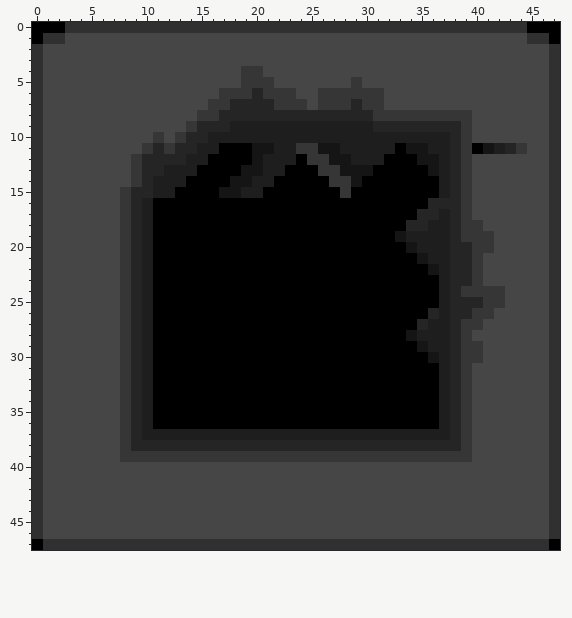
Edited in one commit: pixel-art file (images/tiles/rock.aseprite). This is how it looked before the edit.
48x48 pixels, 1 frame.
New version:
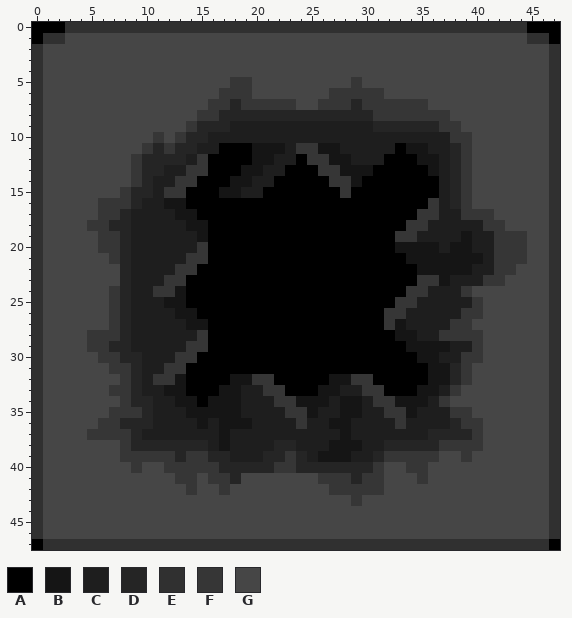
Palette (. is transparent): A #000000  B #151515  C #1e1e1e  D #252525  E #303030  F #363636  G #464646
Log entry: roughen up inner tile edges
Change:
@@ x 0..47 @@
  3 EGGGGGGGGGGGGGGGGGGGGGGGGGGGGGGGGGGGGGGGGGGGGGGE
- 4 EGGGGGGGGGGGGGGGGGGFFGGGGGGGGGGGGGGGGGGGGGGGGGGE
- 5 EGGGGGGGGGGGGGGGGGGFFFGGGGGGGFGGGGGGGGGGGGGGGGGE
- 6 EGGGGGGGGGGGGGGGGFFFDFFFGGFFFFFFGGGGGGGGGGGGGGGE
- 7 EGGGGGGGGGGGGGGGFFDDDDFFFGFFFDFFGGGGGGGGGGGGGGGE
- 8 EGGGGGGGGGGGGGGFFDDDDDDDDDDDDDDFFFFFFFFFGGGGGGGE
- 9 EGGGGGGGGGGGGGFDDDCCCCCCCCCCCCCDDDDDDDDFGGGGGGGE
-10 EGGGGGGGGGGFGFDDCCCCCCCCCCCCCCCCCCCCCCDFGGGGGGGE
-11 EGGGGGGGGGFDFDDCCAAABBCCFFBBCCCCCABBCCDFABCDFGGE
-12 EGGGGGGGGFDDDDCCAAAABCCCAFFBBCCCAAABBCDFGGGGGGGE
-13 EGGGGGGGGFDDCCCAAAABBCCAAAFFBBBAAAAABCDFGGGGGGGE
-14 EGGGGGGGGFDCCCAAAABBCCAAAAAFFBAAAAAAACDFGGGGGGGE
-15 EGGGGGGGFDDCCAAAABBCCAAAAAAAFAAAAAAAACDFGGGGGGGE
-16 EGGGGGGGFDCAAAAAAAAAAAAAAAAAAAAAAAAADDDFGGGGGGGE
-17 EGGGGGGGFDCAAAAAAAAAAAAAAAAAAAAAAAADDCDFGGGGGGGE
-18 EGGGGGGGFDCAAAAAAAAAAAAAAAAAAAAAAADDCCDFFGGGGGGE
-19 EGGGGGGGFDCAAAAAAAAAAAAAAAAAAAAAABCCCCDFFFGGGGGE
-20 EGGGGGGGFDCAAAAAAAAAAAAAAAAAAAAAAABCCCDDFFGGGGGE
-21 EGGGGGGGFDCAAAAAAAAAAAAAAAAAAAAAAAABCCDDFGGGGGGE
-22 EGGGGGGGFDCAAAAAAAAAAAAAAAAAAAAAAAAABCDDFGGGGGGE
-23 EGGGGGGGFDCAAAAAAAAAAAAAAAAAAAAAAAAAACDDFGGGGGGE
-24 EGGGGGGGFDCAAAAAAAAAAAAAAAAAAAAAAAAAACDFFFFGGGGE
-25 EGGGGGGGFDCAAAAAAAAAAAAAAAAAAAAAAAAAACDDDFFGGGGE
-26 EGGGGGGGFDCAAAAAAAAAAAAAAAAAAAAAAAAADCDDFFGGGGGE
-27 EGGGGGGGFDCAAAAAAAAAAAAAAAAAAAAAAAADCCDFFGGGGGGE
-28 EGGGGGGGFDCAAAAAAAAAAAAAAAAAAAAAAABCCCDFGGGGGGGE
-29 EGGGGGGGFDCAAAAAAAAAAAAAAAAAAAAAAAABCCDFFGGGGGGE
-30 EGGGGGGGFDCAAAAAAAAAAAAAAAAAAAAAAAAABCDFFGGGGGGE
-31 EGGGGGGGFDCAAAAAAAAAAAAAAAAAAAAAAAAAACDFGGGGGGGE
-32 EGGGGGGGFDCAAAAAAAAAAAAAAAAAAAAAAAAAACDFGGGGGGGE
-33 EGGGGGGGFDCAAAAAAAAAAAAAAAAAAAAAAAAAACDFGGGGGGGE
-34 EGGGGGGGFDCAAAAAAAAAAAAAAAAAAAAAAAAAACDFGGGGGGGE
-35 EGGGGGGGFDCAAAAAAAAAAAAAAAAAAAAAAAAAACDFGGGGGGGE
-36 EGGGGGGGFDCAAAAAAAAAAAAAAAAAAAAAAAAAACDFGGGGGGGE
-37 EGGGGGGGFDCCCCCCCCCCCCCCCCCCCCCCCCCCCCDFGGGGGGGE
-38 EGGGGGGGFDDDDDDDDDDDDDDDDDDDDDDDDDDDDDDFGGGGGGGE
-39 EGGGGGGGFFFFFFFFFFFFFFFFFFFFFFFFFFFFFFFFGGGGGGGE
-40 EGGGGGGGGGGGGGGGGGGGGGGGGGGGGGGGGGGGGGGGGGGGGGGE
-41 EGGGGGGGGGGGGGGGGGGGGGGGGGGGGGGGGGGGGGGGGGGGGGGE
-42 EGGGGGGGGGGGGGGGGGGGGGGGGGGGGGGGGGGGGGGGGGGGGGGE
-43 EGGGGGGGGGGGGGGGGGGGGGGGGGGGGGGGGGGGGGGGGGGGGGGE
+ 4 EGGGGGGGGGGGGGGGGGGGGGGGGGGGGGGGGGGGGGGGGGGGGGGE
+ 5 EGGGGGGGGGGGGGGGGGFFGGGGGGGGGFGGGGGGGGGGGGGGGGGE
+ 6 EGGGGGGGGGGGGGGGGFFFGGGGGGGFFFFFGGGGGGGGGGGGGGGE
+ 7 EGGGGGGGGGGGGGGGFFDFFFFFGGFFFDFFFFFFGGGGGGGGGGGE
+ 8 EGGGGGGGGGGGGGGFFDDDDDDDDDDDDDDFFFFFFFGGGGGGGGGE
+ 9 EGGGGGGGGGGGGGFDDDCCCCCCCCCCCCCDDDDDDFFGGGGGGGGE
+10 EGGGGGGGGGGFGFDDCCCCCCCCCCCCCCCCCCCCCCFFGGGGGGGE
+11 EGGGGGGGGGFDFDDCCAAABBBCFFBBCCCCCABBCCDFGGGGGGGE
+12 EGGGGGGGGFDDDDCFAAAABBCCAFFBBCCCAAABBCDFGGGGGGGE
+13 EGGGGGGGGFDDCCFFAAABBCCAAAFFBBBAAAAABCDFGGGGGGGE
+14 EGGGGGGGGFDCCFFAAABBCCAAAAAFFBAAAAAAACDFGGGGGGGE
+15 EGGGGGGGFDDCFFAAABBCCAAAAAAAFAAAAAAAACDFGGGGGGGE
+16 EGGGGGFFFDCCBBAAAAAAAAAAAAAAAAAAAAAAFCDFGGGGGGGE
+17 EGGGGGFFDCCCCBBAAAAAAAAAAAAAAAAAAAAFFCCFFFGGGGGE
+18 EGGGGFFDDCCCCCBBAAAAAAAAAAAAAAAAAAFFCCCCCFFGGGGE
+19 EGGGGGFFDCCCCCCBAAAAAAAAAAAAAAAAAFFCCCCBCCFFFGGE
+20 EGGGGGFFDCCCCCCFAAAAAAAAAAAAAAAAABBBBCBBCCFFFGGE
+21 EGGGGGGFDCCCCCFFAAAAAAAAAAAAAAAAAABBBBBBBCFFFGGE
+22 EGGGGGGGDCCCCFFAAAAAAAAAAAAAAAAAAAABBBBBCCFFGGGE
+23 EGGGGGGGDCCCFFAAAAAAAAAAAAAAAAAAAAAFFBCCCFFGGGGE
+24 EGGGGGGFDCCFFBAAAAAAAAAAAAAAAAAAAAFFCCCFGGGGGGGE
+25 EGGGGGGFDCCCBBAAAAAAAAAAAAAAAAAAAFFCCCCCFGGGGGGE
+26 EGGGGGGFDCCCCBBAAAAAAAAAAAAAAAAAFFCCCCCFFGGGGGGE
+27 EGGGGGGFDCCCCCBBAAAAAAAAAAAAAAAAFBCCCCFFGGGGGGGE
+28 EGGGGFFFDCCCCCCFAAAAAAAAAAAAAAAAABBCCFFFFGGGGGGE
+29 EGGGGFFDDCCCCCFFAAAAAAAAAAAAAAAAAABBBBCCFGGGGGGE
+30 EGGGGGFFDDCCCFFAAAAAAAAAAAAAAAAAAAABBCCFFGGGGGGE
+31 EGGGGGGFFDCCFFAAAAAAAAAAAAAAAAAAAAAABBDFGGGGGGGE
+32 EGGGGGGGFDCFFBAAAABBFFAAAAABBFFAAAAABBDFGGGGGGGE
+33 EGGGGGGFFDCCBBAAABBCCFFAAABBCCFFAAABBCFGGGGGGGGE
+34 EGGGGGGGFDDCCBBABBBCCCFFBBBCBBCFFBBBCFGGGGGGGGGE
+35 EGGGGGGFFFDCCCBBBBBCCCCFFBCCBBCCFFBCCCFFGGGGGGGE
+36 EGGGGGFFDDDCCCCBCBBBCCCCFCCBBCCCCFCCCCDFFGGGGGGE
+37 EGGGGFFFFDCCCCCCCBCCCCCCCCCCBCCCCCCCDDDDFGGGGGGE
+38 EGGGGGGGFDDDDDDDCBCCCCDDCCCBBBCCDDDDDFFFFGGGGGGE
+39 EGGGGGGGFFFFFDFFDDCCCDDFDCBBBCCDFFFFFGGFGGGGGGGE
+40 EGGGGGGGGFGGFFFFFDDDDDFFDDDDDDDFGGFFGGGGGGGGGGGE
+41 EGGGGGGGGGGGGFFGFFDGGGGGGGFFFDFFGGGFGGGGGGGGGGGE
+42 EGGGGGGGGGGGGGFGGFGGGGGGGGGFFFFFGGGGGGGGGGGGGGGE
+43 EGGGGGGGGGGGGGGGGGGGGGGGGGGGGFGGGGGGGGGGGGGGGGGE
 44 EGGGGGGGGGGGGGGGGGGGGGGGGGGGGGGGGGGGGGGGGGGGGGGE
Pixel boxes of the changes (left, top, right, bottom) in both pictures:
changed: (87, 66, 527, 506)
